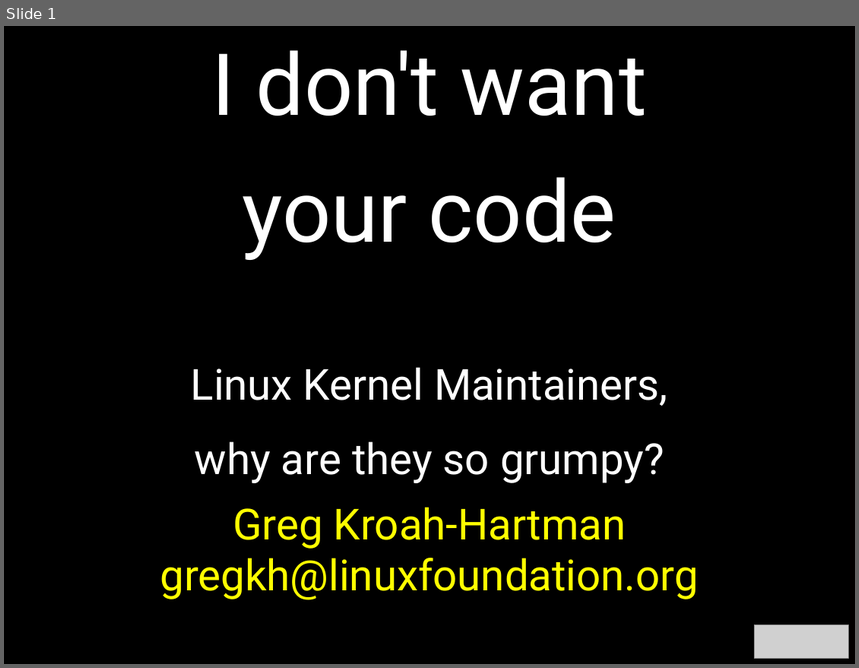
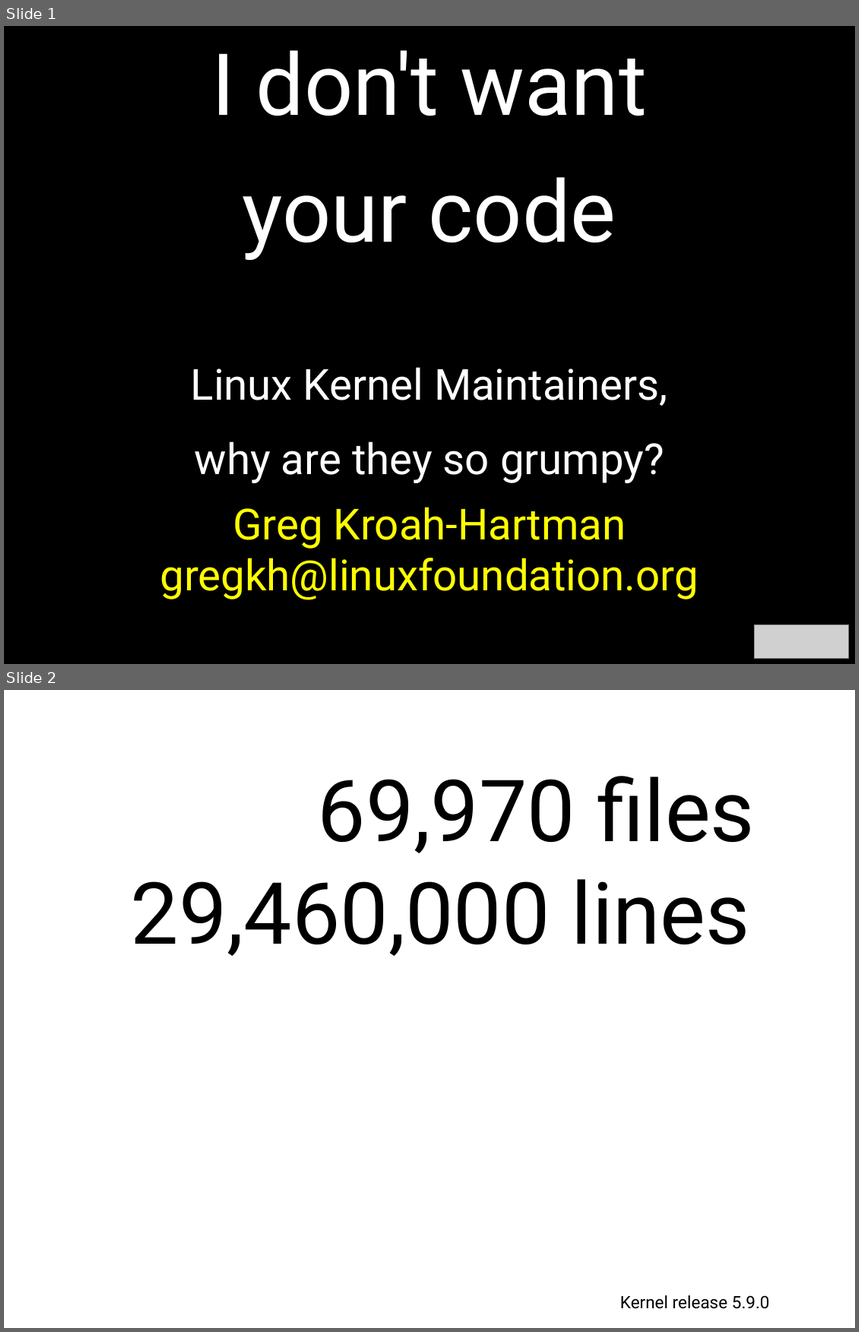
Before and after one commit to gregkh/presentation-linux-maintainer, a slide deck: maintainer.odp. Shown one above the other, each under a label of ours: slide 1 before the commit, slides 1 and 2 after it. The pictures are 859x668 and 859x1332 pixels, drawn with LibreOffice and Linux fonts; fonts in the diff are those of the drawing; grey boxes stand for pictures. Boxes give left, top, right and bottom in pixels: in the first picture for what was removed or moved away, otherwise in the second. Text is boxed around its words. In the diff, an @@ line names an element or a change of style, - is before the commit and + after.

```diff
--- a/maintainer.odp
+++ b/maintainer.odp
@@ slide 2 added at box(4, 690, 855, 1328), background #FFFFFF @@
@@ text added at box(131, 776, 755, 956), 80 pt, text #000000 @@
+69,970 files
+29,460,000 lines
@@ text added at box(620, 1296, 770, 1309), 16 pt, text #000000 @@
+Kernel release 5.9.0
```
Also in this commit, not shown: 22 slides changed, 13 other slides added, 4 slides removed, 1 other file.
